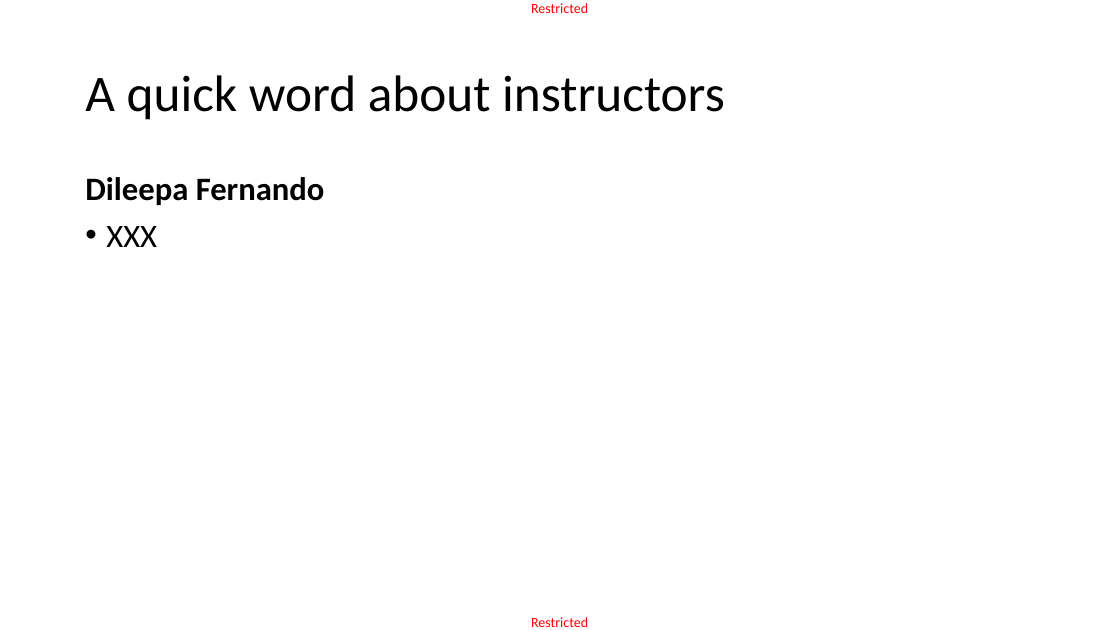
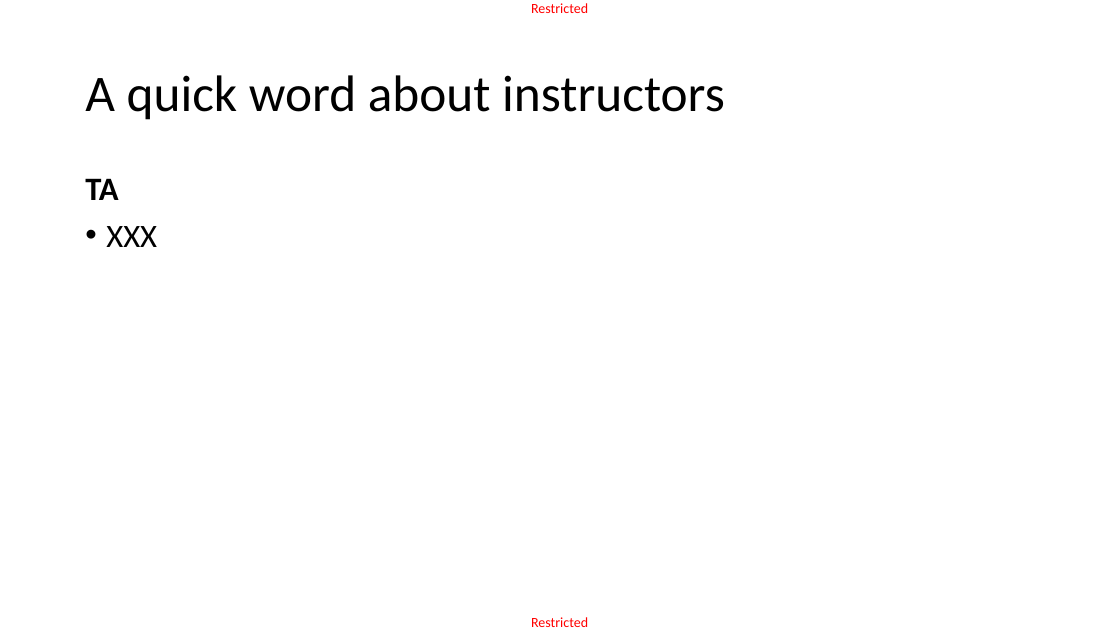
Before and after one commit to matthieudemari/SUTD_DL_50_039, a slide deck: slide 4 of W1/1. W1S1 final/W1S1.pptx (slide 3 before the commit). Drawn at 1120x630 pixels with LibreOffice and Linux fonts; fonts in the diff are those of the drawing. Boxes give left, top, right and bottom in pixels: in the first picture for what was removed or moved away, otherwise in the second. Text is boxed around its words. In the diff, an @@ line names an element or a change of style, - is before the commit and + after.

```diff
--- a/W1/1. W1S1 final/W1S1.pptx
+++ b/W1/1. W1S1 final/W1S1.pptx
@@ text at (85, 178, 118, 200): text changed @@
-Dileepa Fernando
+TA
```
Also in this commit, not shown: 1 other slide changed, 1 slide added, 1 slide removed, 5 other files.
